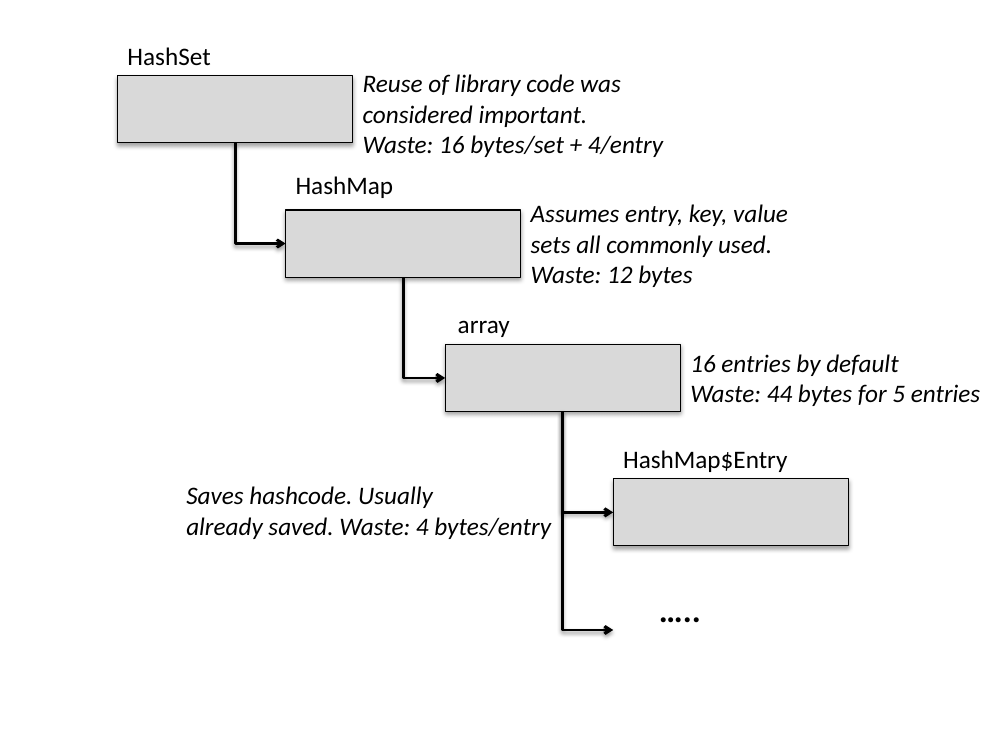
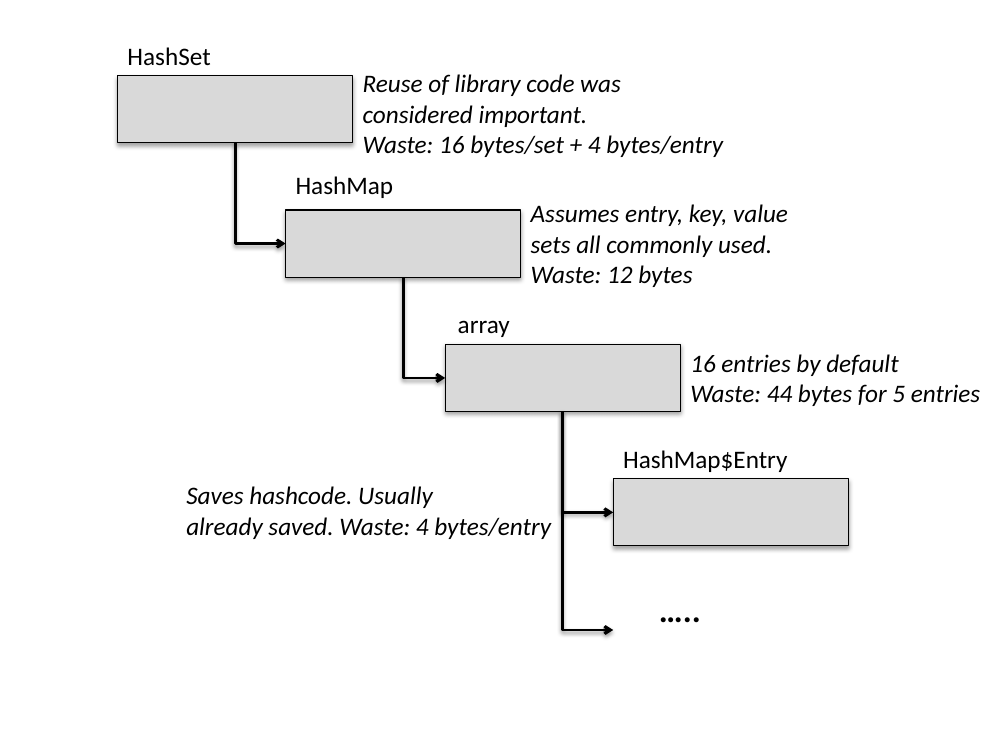
Before and after one commit to TheRuncibleTuner/bloatbook, a slide deck: slide 1 of part3/Figures/hashset.pptx. Drawn at 1008x756 pixels with LibreOffice and Linux fonts; fonts in the diff are those of the drawing. Boxes give left, top, right and bottom in pixels: in the first picture for what was removed or moved away, otherwise in the second. Text is boxed around its words. In the diff, an @@ line names an element or a change of style, - is before the commit and + after.

```diff
--- a/part3/Figures/hashset.pptx
+++ b/part3/Figures/hashset.pptx
@@ text at (x1=363, y1=135, x2=723, y2=157): text changed @@
-Waste: 16 bytes/set + 4/entry
+Waste: 16 bytes/set + 4 bytes/entry
```
Also in this commit, not shown: 5 other files.
